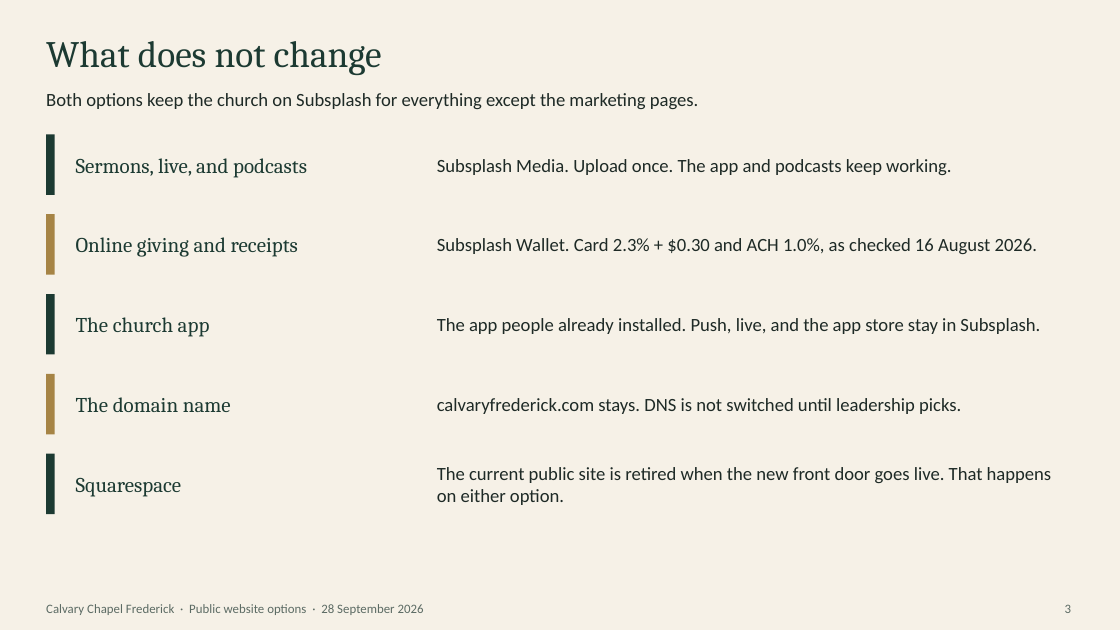
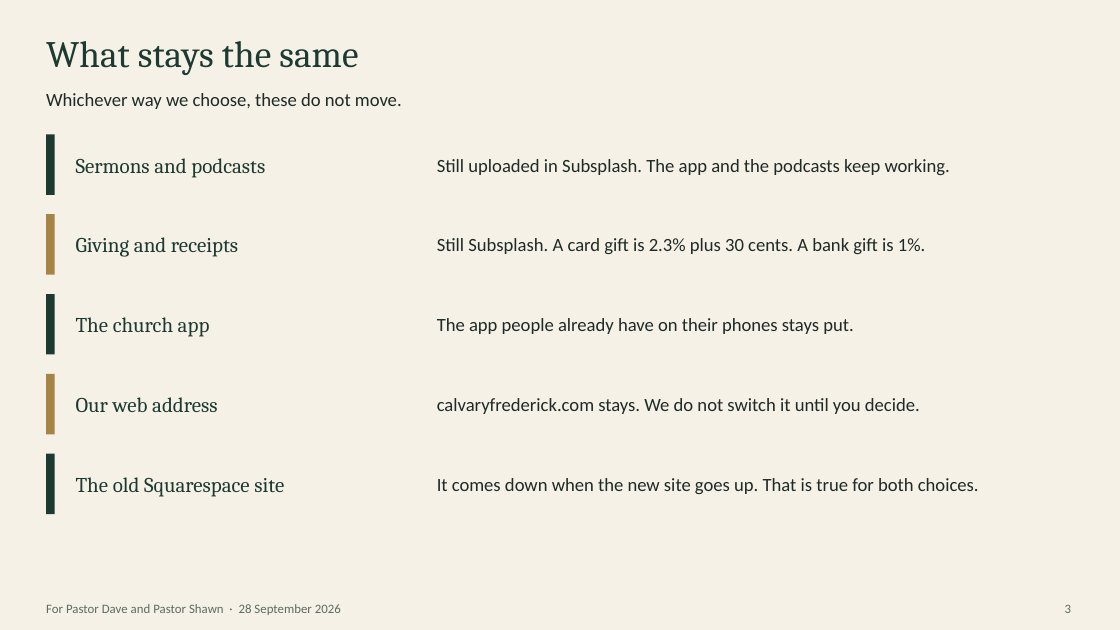
Before and after one commit to NSDQ-160th/calvary-frederick, a slide deck: slide 3 of docs/website-options.pptx. Drawn at 1120x630 pixels with LibreOffice and Linux fonts; fonts in the diff are those of the drawing. Boxes give left, top, right and bottom in pixels: in the first picture for what was removed or moved away, otherwise in the second. Text is boxed around its words. In the diff, an @@ line names an element or a change of style, - is before the commit and + after.

Commit message:
docs: rewrite the website choice for Pastor Dave and Pastor Shawn
The deck now explains Tina and SnapPages in plain language, with the app, giving, and sermons staying on Subsplash either way.

```diff
--- a/docs/website-options.pptx
+++ b/docs/website-options.pptx
@@ text at (46, 41, 358, 75): text changed @@
-What does not change
+What stays the same
@@ text at (46, 93, 402, 109): text changed @@
-Both options keep the church on Subsplash for everything except the marketing pages.
+Whichever way we choose, these do not move.
@@ text at (76, 158, 265, 178): text changed @@
-Sermons, live, and podcasts
+Sermons and podcasts
@@ text at (437, 159, 950, 175): text changed @@
-Subsplash Media. Upload once. The app and podcasts keep working.
+Still uploaded in Subsplash. The app and the podcasts keep working.
@@ text at (76, 237, 238, 257): text changed @@
-Online giving and receipts
+Giving and receipts
@@ text at (437, 238, 925, 254): text changed @@
-Subsplash Wallet. Card 2.3% + $0.30 and ACH 1.0%, as checked 16 August 2026.
+Still Subsplash. A card gift is 2.3% plus 30 cents. A bank gift is 1%.
@@ text at (437, 318, 853, 334): text changed @@
-The app people already installed. Push, live, and the app store stay in Subsplash.
+The app people already have on their phones stays put.
@@ text at (76, 397, 217, 412): text changed @@
-The domain name
+Our web address
@@ text at (437, 398, 920, 414): text changed @@
-calvaryfrederick.com stays. DNS is not switched until leadership picks.
+calvaryfrederick.com stays. We do not switch it until you decide.
@@ text at (76, 477, 284, 497): text changed @@
-Squarespace
+The old Squarespace site
@@ text at (437, 478, 979, 494): text changed @@
-The current public site is retired when the new front door goes live. That happens on either option.
+It comes down when the new site goes up. That is true for both choices.
@@ text at (46, 604, 341, 615): text changed @@
-Calvary Chapel Frederick · Public website options · 28 September 2026
+For Pastor Dave and Pastor Shawn · 28 September 2026
```
Also in this commit, not shown: 7 other slides changed.
